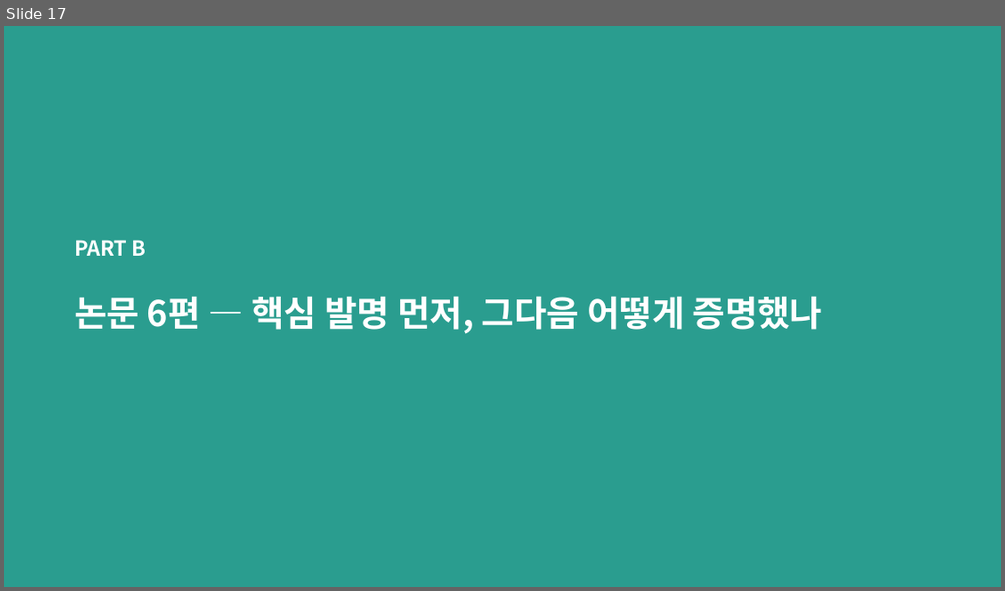
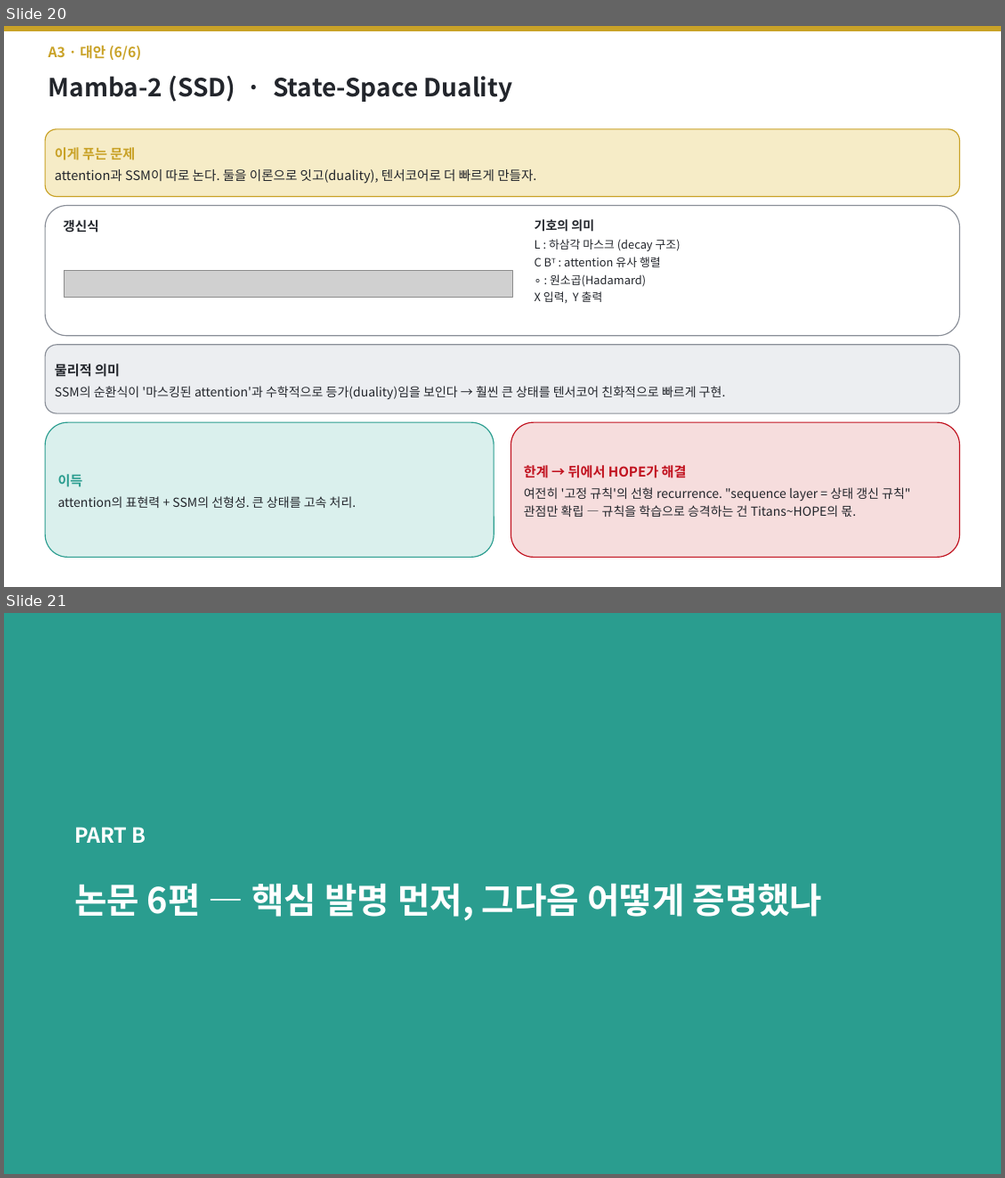
Before and after one commit to jimmylegendary/neural-memory-study, a slide deck: seminar/TTT-seminar.pptx. Shown one above the other, each under a label of ours: slide 17 before the commit, slides 20 and 21 after it. The pictures are 1005x591 and 1005x1178 pixels, drawn with LibreOffice and Linux fonts; fonts in the diff are those of the drawing; grey boxes stand for pictures. Boxes give left, top, right and bottom in pixels: in the first picture for what was removed or moved away, otherwise in the second. Text is boxed around its words. In the diff, an @@ line names an element or a change of style, - is before the commit and + after.

```diff
--- a/seminar/TTT-seminar.pptx
+++ b/seminar/TTT-seminar.pptx
@@ slide 20 added at [4, 26, 1001, 587], background #FFFFFF @@
@@ rectangle added at [4, 26, 1001, 30], fill #C9A227, outline #C9A227 1 pt @@
@@ text added at [48, 46, 141, 60], 13.5 pt, text #C9A227, bold @@
+A3 · 대안 (6/6)
@@ text added at [48, 76, 513, 103], 24 pt, text #22252B, bold @@
+Mamba-2 (SSD) · State-Space Duality
@@ rounded rectangle added at [45, 129, 960, 197], fill #F6ECC7, outline #C9A227 1 pt, 12.5 pt, text #22252B @@
+이게 푸는 문제
+attention과 SSM이 따로 논다. 둘을 이론으로 잇고(duality), 텐서코어로 더 빠르게 만들자.
@@ rounded rectangle added at [45, 206, 960, 336], fill #FFFFFF, outline #8A8F98 1 pt @@
@@ text added at [63, 219, 98, 232], 12.5 pt, text #22252B, bold @@
+갱신식
@@ text added at [534, 219, 680, 303], 11 pt, text #22252B @@
+기호의 의미
+L : 하삼각 마스크 (decay 구조)
+C Bᵀ : attention 유사 행렬
+∘ : 원소곱(Hadamard)
+X 입력, Y 출력
@@ picture added at [64, 270, 512, 297] @@
@@ rounded rectangle added at [45, 345, 960, 413], fill #ECEEF1, outline #8A8F98 1 pt, 12 pt, text #22252B @@
+물리적 의미
+SSM의 순환식이 '마스킹된 attention'과 수학적으로 등가(duality)임을 보인다 → 훨씬 큰 상태를 텐서코어 친화적으로 빠르게 구현.
@@ rounded rectangle added at [45, 422, 494, 557], fill #DAF0ED, outline #2A9D8F 1 pt, 12 pt, text #22252B @@
+이득
+attention의 표현력 + SSM의 선형성. 큰 상태를 고속 처리.
@@ rounded rectangle added at [511, 422, 960, 557], fill #F6DDDD, outline #C1121F 1 pt, 12 pt, text #22252B @@
+한계 → 뒤에서 HOPE가 해결
+여전히 '고정 규칙'의 선형 recurrence. "sequence layer = 상태 갱신 규칙" 관점만 확립 — 규칙을 학습으로 승격하는 건 Titans~HOPE의 몫.
@@ what was slide 17 is now slide 21 @@
```
Also in this commit, not shown: 5 slides changed, 5 other slides added, 2 slides removed, 13 other files.
